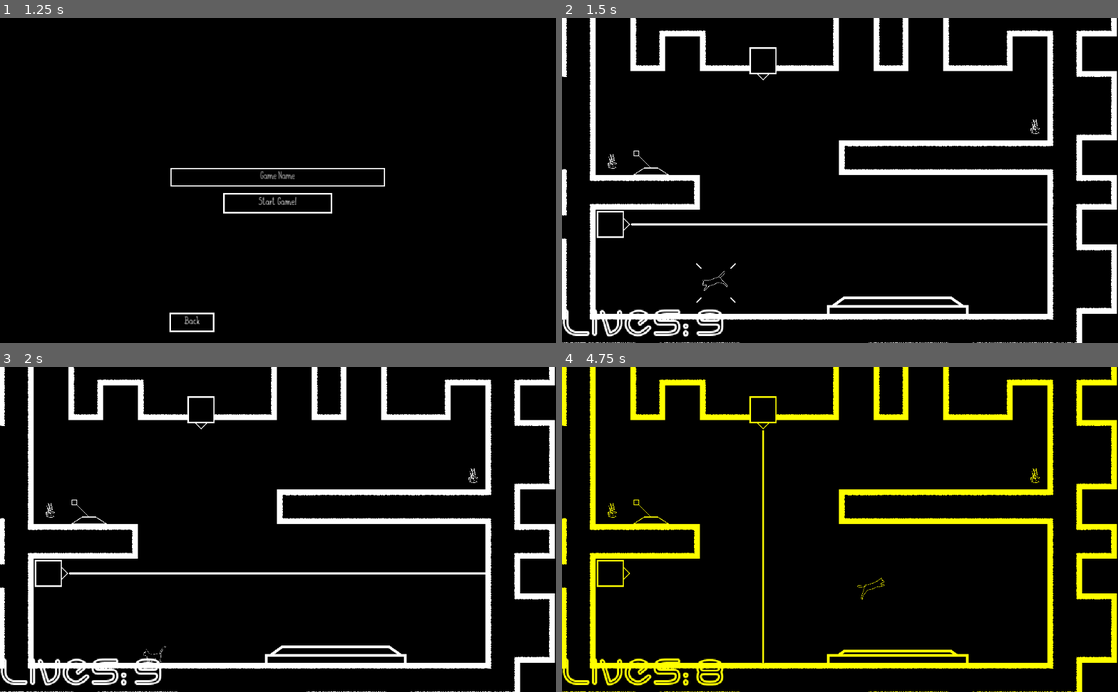
Above: before the commit, frames 1-4 (two rows, left to right).
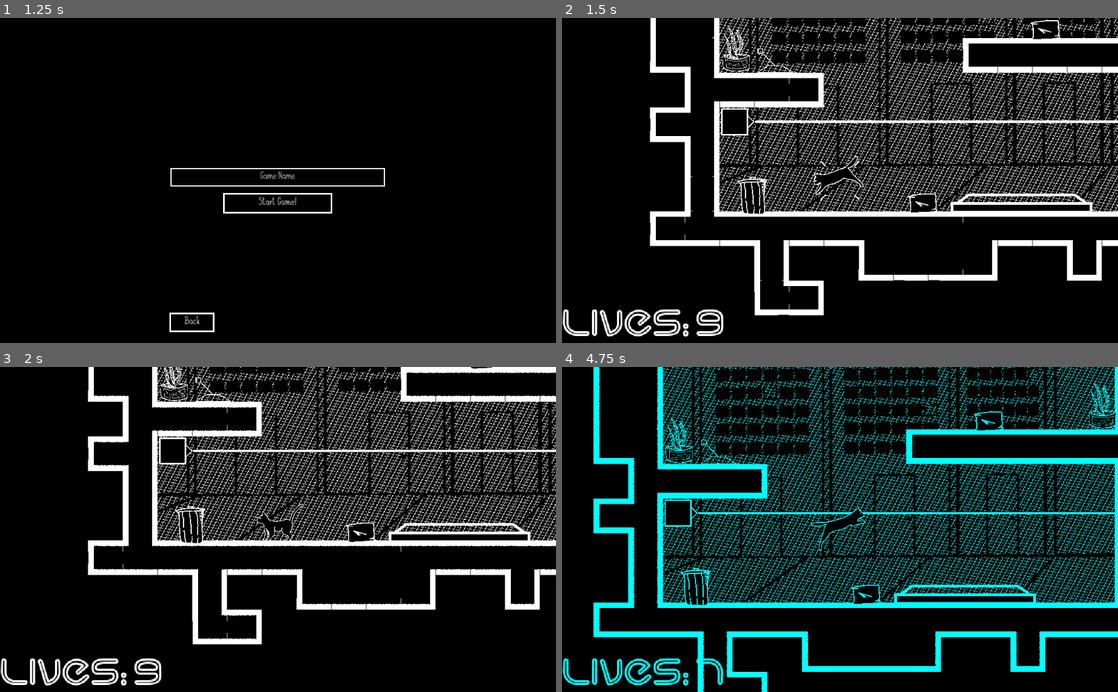
Above: after the commit, the same moments.

Repository: TeamName-FIOLTR/BWgamejam2022
Game: Godot game, scene res://scenes/UI/StartLevel.tscn
Same seed, same stepped clock (60 frames per second), same inputs: the game is played once before the commit and once after it.
Inputs:
- Up to frame 1 (1.25 s): click "New Game" at 0.5 s
- Up to frame 2 (1.5 s): click "Start Game!" at 1.25 s
- Up to frame 3 (2 s): no input
- Up to frame 4 (4.75 s): tap Enter at 2 s; hold D (move_right) 2.03-2.78 s; hold Space (jump) 2.03-2.78 s; hold S (move_down) 2.78-3.53 s; tap Space (jump) at 2.85, 3.02, 3.32, 4.35, 4.52 s; hold D (move_right) 3.53-4.28 s; hold Space (jump) 3.53-4.28 s; hold W (move_up) from 4.28 s (still down)

Frame 1 is identical in both runs. In frame 2, 30% of the frame differs, in the area x 0-100%, y 0-100%; in frame 3, 29%; in frame 4, 35%.

Commit message:
udpated the look of level 1 with the background art

Diff:
--- /dev/null
+++ b/assets/scripts/appearence/ForGround.gd
@@ -0,0 +1,16 @@
+extends ParallaxLayer
+
+
+# Declare member variables here. Examples:
+# var a = 2
+# var b = "text"
+
+
+# Called when the node enters the scene tree for the first time.
+func _ready():
+	add_to_group("Swap Recievers")
+func recieve_swap_color(color)->void:
+	modulate = color
+# Called every frame. 'delta' is the elapsed time since the previous frame.
+#func _process(delta):
+#	pass
--- a/scenes/entities/player/Player.tscn
+++ b/scenes/entities/player/Player.tscn
@@ -11,7 +11,7 @@
 [ext_resource path="res://assets/shaders/hatch.gdshader" type="Shader" id=14]
 
 [sub_resource type="RectangleShape2D" id=1]
-extents = Vector2( 27, 16 )
+extents = Vector2( 50.5, 35 )
 
 [sub_resource type="ShaderMaterial" id=6]
 resource_local_to_scene = true
@@ -414,12 +414,13 @@
 player_audio_node = NodePath("AudioStreamPlayer2D")
 
 [node name="CollisionShape2D" type="CollisionShape2D" parent="."]
-position = Vector2( 0, 1 )
+position = Vector2( 1.5, 5 )
 shape = SubResource( 1 )
 
 [node name="AnimatedSprite" parent="." instance=ExtResource( 2 )]
 material = SubResource( 6 )
-frame = 4
+scale = Vector2( 0.2, 0.2 )
+frame = 0
 
 [node name="Jump Timer" type="Timer" parent="."]
 wait_time = 0.3
@@ -505,6 +506,7 @@
 anims/Spawn = SubResource( 3 )
 
 [node name="Camera2D" type="Camera2D" parent="."]
+current = true
 zoom = Vector2( 2, 2 )
 
 [node name="AnimationPlayer" type="AnimationPlayer" parent="Camera2D"]
--- a/scenes/enviroments/cityBox.tscn
+++ b/scenes/enviroments/cityBox.tscn
@@ -17,6 +17,7 @@
 extents = Vector2( 23, 13.5 )
 
 [node name="StaticBody2D" type="StaticBody2D"]
+scale = Vector2( 2, 2 )
 script = ExtResource( 3 )
 
 [node name="Sprite" type="Sprite" parent="."]
--- a/scenes/enviroments/trashcan.tscn
+++ b/scenes/enviroments/trashcan.tscn
@@ -17,6 +17,7 @@
 extents = Vector2( 22, 32 )
 
 [node name="StaticBody2D" type="StaticBody2D"]
+scale = Vector2( 2, 2 )
 script = ExtResource( 2 )
 
 [node name="Sprite" type="Sprite" parent="."]
--- a/scenes/levels/Level1.tscn
+++ b/scenes/levels/Level1.tscn
@@ -9,9 +9,31 @@
 [ext_resource path="res://scenes/pickups/Tuna.tscn" type="PackedScene" id=7]
 [ext_resource path="res://scenes/entities/player/Player.tscn" type="PackedScene" id=8]
 [ext_resource path="res://scenes/puzzle elements/Lever.tscn" type="PackedScene" id=9]
+[ext_resource path="res://assets/art/background_assets/citybackground.png" type="Texture" id=10]
+[ext_resource path="res://assets/shaders/hatch.gdshader" type="Shader" id=11]
+[ext_resource path="res://scenes/enviroments/trashcan.tscn" type="PackedScene" id=12]
+[ext_resource path="res://scenes/enviroments/cityBox.tscn" type="PackedScene" id=13]
+
+[sub_resource type="ShaderMaterial" id=1]
+shader = ExtResource( 11 )
+shader_param/forground_in = Color( 1, 1, 1, 1 )
+shader_param/background_in = Color( 0, 0, 0, 1 )
+shader_param/forground_out = Color( 0, 0, 0, 1 )
+shader_param/background_out = Color( 1, 1, 1, 1 )
+shader_param/line_count = 11.506
+shader_param/line_width = 0.001
+shader_param/hatch_angle = 1.858
+shader_param/snap_threshhold_front = 0.165
+shader_param/snap_threshhold_back = 0.165
 
 [node name="Level1" type="Node2D"]
+position = Vector2( -54, -44 )
 script = ExtResource( 4 )
+
+[node name="Citybackground" type="Sprite" parent="."]
+material = SubResource( 1 )
+position = Vector2( 966, 484 )
+texture = ExtResource( 10 )
 
 [node name="TileMap" type="TileMap" parent="."]
 material = ExtResource( 3 )
@@ -19,13 +41,6 @@
 cell_size = Vector2( 128, 128 )
 format = 1
 tile_data = PoolIntArray( -262144, 0, 196609, -196608, 0, 196616, -196607, 0, 196608, -65538, 0, 131075, -65537, 0, 131 …(1578 unchanged characters)…
-
-[node name="Player" parent="." instance=ExtResource( 8 )]
-position = Vector2( 571, 861 )
-gravity = Vector2( 0, 1000 )
-jump_gravity = 0.454
-drop_gravity = 2.713
-jump_speed = 1000.0
 
 [node name="Lever" parent="." instance=ExtResource( 9 )]
 position = Vector2( 332, 511 )
@@ -52,7 +67,20 @@
 [node name="Tuna2" parent="." instance=ExtResource( 7 )]
 position = Vector2( 1748, 349 )
 
-[node name="Levelcamera" type="Camera2D" parent="."]
-position = Vector2( 1028, 532 )
-current = true
-zoom = Vector2( 2, 2 )
+[node name="Player" parent="." instance=ExtResource( 8 )]
+position = Vector2( 571, 861 )
+gravity = Vector2( 0, 1000 )
+jump_gravity = 0.454
+drop_gravity = 2.713
+jump_speed = 1000.0
+
+[node name="StaticBody2D" parent="." instance=ExtResource( 12 )]
+position = Vector2( 251, 976 )
+collision_layer = 0
+collision_mask = 0
+
+[node name="StaticBody2D2" parent="." instance=ExtResource( 13 )]
+position = Vector2( 876, 1028 )
+
+[node name="StaticBody2D3" parent="." instance=ExtResource( 13 )]
+position = Vector2( 1328, 388 )
--- a/scenes/pickups/Tuna.tscn
+++ b/scenes/pickups/Tuna.tscn
@@ -18,7 +18,7 @@
 extents = Vector2( 33, 18 )
 
 [node name="Tuna" type="Area2D"]
-scale = Vector2( 0.5, 0.5 )
+scale = Vector2( 1.5, 1.5 )
 script = ExtResource( 2 )
 
 [node name="Sprite" parent="." instance=ExtResource( 1 )]
--- a/scenes/puzzle elements/Lever.tscn
+++ b/scenes/puzzle elements/Lever.tscn
@@ -4,7 +4,7 @@
 [ext_resource path="res://assets/scripts/puzzle elements/Lever.gd" type="Script" id=2]
 
 [sub_resource type="RectangleShape2D" id=1]
-extents = Vector2( 64, 45 )
+extents = Vector2( 18, 14 )
 
 [sub_resource type="Animation" id=2]
 resource_name = "Flip"
@@ -38,7 +38,7 @@
 script = ExtResource( 2 )
 
 [node name="CollisionShape2D" type="CollisionShape2D" parent="."]
-position = Vector2( 0, -45 )
+position = Vector2( -1, -100 )
 shape = SubResource( 1 )
 
 [node name="Panel" type="Panel" parent="CollisionShape2D"]
Not shown: 1 places in scenes/levels/Level1.tscn that only renumber resources
